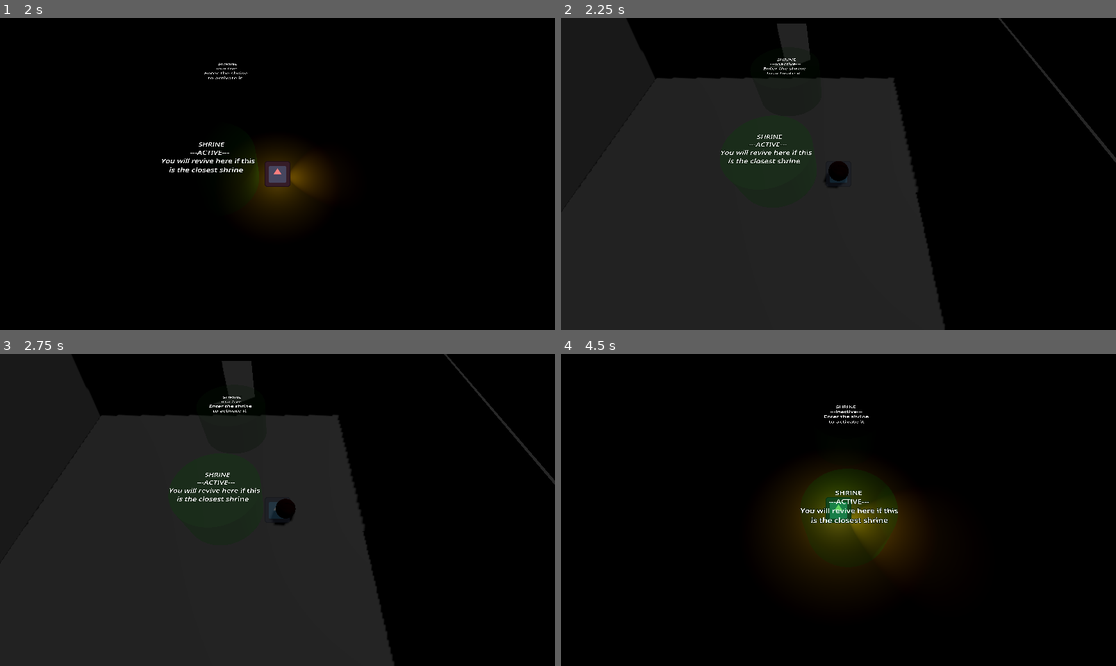
Above: before the commit, frames 1-4 (two rows, left to right).
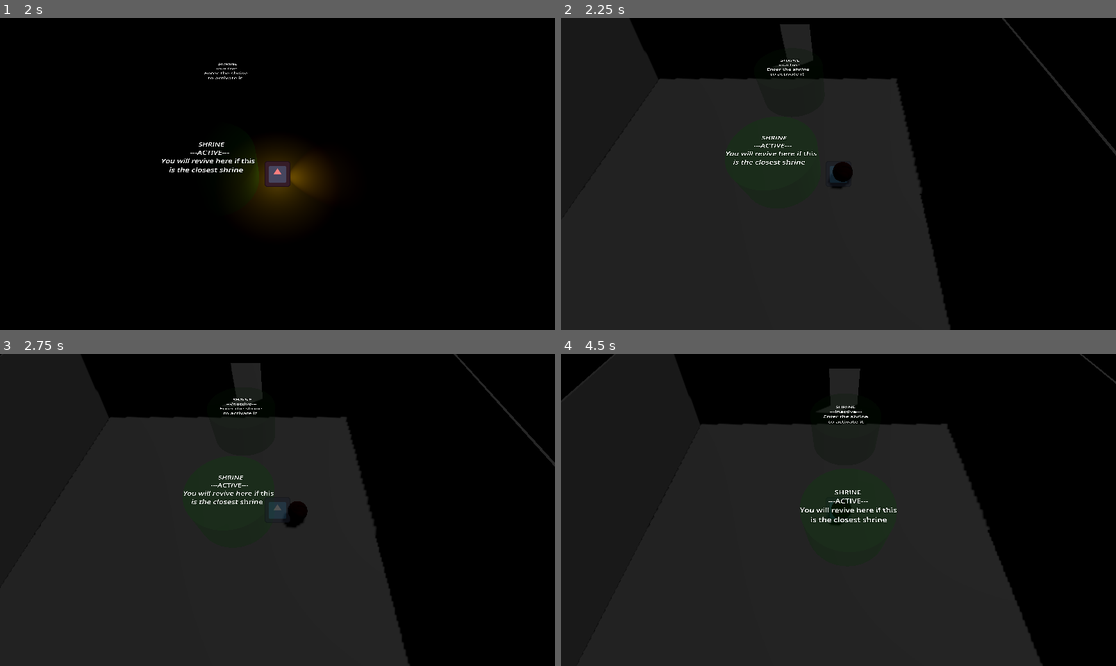
Above: after the commit, the same moments.

Repository: Rusty-Rat-Studios/dead-living-and-dying
Game: Godot game, scene res://game.tscn
Same seed, same stepped clock (60 frames per second), same inputs: the game is played once before the commit and once after it. The engine's default icon, where the game draws it, is replaced by a stand-in: a white triangle on a blue panel in a dark square.
Inputs (mouse positions are in pixels of both pictures, inside the frame that each line leads up to):
- Up to frame 1 (2 s): click "START" at 0.5 s; tap Enter at 1.25 s; move the mouse to (399, 158) at 1.27 s; hold Right (ui_right) from 1.28 s (still down); tap Tab at 1.35 s
- Up to frame 2 (2.25 s): move the mouse to (727, 189) at 2.02 s; release Right (ui_right) at 2.03 s; hold Down (ui_down) from 2.03 s (still down); tap Tab at 2.1 s
- Up to frame 3 (2.75 s): keep holding Down (ui_down)
- Up to frame 4 (4.5 s): move the mouse to (894, 441) at 2.77 s; release Down (ui_down) at 2.78 s; hold Right (ui_right) 2.78-3.53 s; tap Tab at 2.85, 3.6, 4.35 s; move the mouse to (810, 572) at 3.52 s; hold Up (ui_up) 3.53-4.28 s; move the mouse to (1005, 556) at 4.27 s; hold Left (ui_left) from 4.28 s (still down)

Frame 1 is identical in both runs. In frame 2, 1.8% of the frame differs, in the area x 1-100%, y 0-100%; in frame 3, 3.7%; in frame 4, 65%, in the area x 0-100%, y 0-100%.

Commit message:
Update corpse to be handled by player; removed player default shrine var

Diff:
--- a/game.gd
+++ b/game.gd
@@ -13,19 +13,19 @@
 # Called when the node enters the scene tree for the first time.
 func _ready() -> void:
 	# Initialize player
-	# pass reference of state machine and default shrine to the player
-	player.init($StateMachine, default_shrine)
+	# pass reference of state machine, default shrine, and corpse
+	# to be controlled by player
+	player.init($StateMachine, default_shrine, corpse)
 	default_shrine.default = true
 	default_shrine.activate()
+	# add corpse to scene as sibling of player
+	# corpse deactivates on initialization - invisible with no collision
+	add_child(corpse)
 
 	# Initialize state machine
 	# pass reference of the player to the states
 	state_machine.init($Player)
 	SignalBus.player_state_changed.connect(_on_player_state_changed)
-
-	# add corpse to scene
-	# corpse deactivates on initialization - invisible with no collision
-	add_child(corpse)
 
 
 func _unhandled_input(event: InputEvent) -> void:
@@ -86,13 +86,6 @@
 			player.light_spot.visible = false
 			light_directional.visible = true
 			$World/RoomCenter/Hurtbox/Label3D.text = "HURTBOX\n\nDon't worry little ghost,\n\nHurtbox can't hurt you."
-			# move corpse to death location
-			corpse.global_position = player.global_position
-			corpse.visible = true
-			# delay activation to ensure player doesn't immediately revive
-			# since they are briefly overlapping
-			await get_tree().create_timer(2).timeout
-			corpse.activate_collision()
 
 	# TEMPORARY
 	update_ghost_visibility(state_name)
--- a/player/corpse.gd
+++ b/player/corpse.gd
@@ -1,26 +1,28 @@
+class_name Corpse
 extends Area3D
 
 func _ready() -> void:
 	body_entered.connect(_on_body_entered)
-	reset()
+	deactivate()
 
 
 func reset() -> void:
-	visible = false
-	deactivate_collision()
+	deactivate()
 
 
-func activate_collision() -> void:
+func activate() -> void:
+	visible = true
 	collision_layer = CollisionBit.PLAYER
 	collision_mask = CollisionBit.PLAYER
 
 
-func deactivate_collision() -> void:
+func deactivate() -> void:
+	visible = false
 	collision_layer = 0
 	collision_mask = 0
 
 
 func _on_body_entered(body: Node3D) -> void:
 	if body == PlayerHandler.get_player():
-		reset()
+		deactivate()
 		SignalBus.emit_signal("player_revived", global_position)
--- a/player/player.gd
+++ b/player/player.gd
@@ -7,12 +7,13 @@
 const HIT_FLASH_SPEED: float = 0.3
 const FLASH_OPACITY: float = 0.2
 
-# set in player init() called by game.gd
+# player state machine, sibling node under Game node
 var state_machine: Node
-var default_shrine: Shrine
 # used to track previously visited, non-consumed shrines (including default)
-# default shrine should never be removed from this array
+# default shrine should be element 0 and never be removed from this array
 var active_shrines: Array
+# used to track player corpse - handled by states
+var corpse: Corpse
 # used to check whether mouse or controller was last used to look around
 var last_mouse_pos: Vector2
 
@@ -44,11 +45,12 @@
 	SignalBus.consumed_shrine.connect(_on_consumed_shrine)
 
 
-func init(state_machine: Node, shrine: Shrine) -> void:
+func init(state_machine: Node, shrine: Shrine, corpse: Corpse) -> void:
 	self.state_machine = state_machine
-	# set respawn to default shrine
-	default_shrine = shrine
-	active_shrines.append(default_shrine)
+	# add default shrine to active shrines
+	active_shrines.append(shrine)
+	# set reference to player corpse
+	self.corpse = corpse
 
 
 func reset() -> void:
@@ -57,7 +59,10 @@
 	hit_cooldown_active = false
 	$HitCooldown.stop()
 	$HitFlash.stop()
+	# store reference to default shrine before clearing list
+	var default_shrine: Shrine = active_shrines[0]
 	active_shrines.clear()
+	# restore default shrine as only element
 	active_shrines.append(default_shrine)
 	state_machine.change_state(state_machine.starting_state)
 
--- a/player/state_dead.gd
+++ b/player/state_dead.gd
@@ -1,42 +1,19 @@
 extends PlayerState
 
+const RESPAWN_TIME: float = 2
 
 func enter() -> void:
 	super()
 	parent.speed = 10.0
 
+	# DEBUG: modulate color according to state
+	parent.get_node("RotationOffset/Sprite3D").modulate = Color(0.5, 0.5, 0.5, 0.5)
+
 	SignalBus.player_hurt.connect(_on_player_hurt)
 	SignalBus.player_revived.connect(_on_player_revived)
 	SignalBus.emit_signal("player_state_changed", "Dead")
 
-	# change collision layers out of physical plane into spirit plane
-	parent.collision_layer = CollisionBit.PLAYER + CollisionBit.SPIRIT
-	parent.collision_mask = CollisionBit.WORLD + CollisionBit.SPIRIT
-
-	# DEBUG: modulate color according to state
-	parent.get_node("RotationOffset/Sprite3D").modulate = Color(0.5, 0.5, 0.5, 0.5)
-
-	# find closest active shrine
-	var target_shrine: Shrine = parent.default_shrine
-	for shrine: Shrine in parent.active_shrines:
-		# use squared distance because it computes fast
-		var distance_sq: float = parent.global_position.distance_squared_to(shrine.global_position)
-		if distance_sq < parent.global_position.distance_squared_to(target_shrine.global_position):
-			target_shrine = shrine
-
-	# temporarily deactivate player hurtbox
-	# reactivated after reaching shrine
-	parent.get_node("DamageDetector").collision_mask = 0
-
-	# move player to closes active shrine
-	var tween: Tween = get_tree().create_tween()
-	tween.tween_property(parent, "global_position", target_shrine.global_position, 2).set_trans(Tween.TRANS_CUBIC)
-	# activate damage detector AFTER they reach the respawn position
-	# to avoid accidental game over while tweening to respawn position
-	await get_tree().create_timer(2).timeout
-	# consume shrine (note: does not consume default shrine)
-	target_shrine.consume()
-	parent.get_node("DamageDetector").collision_mask = CollisionBit.SPIRIT
+	move_to_shrine()
 
 
 func exit() -> void:
@@ -58,6 +35,43 @@
 	return null
 
 
+func move_to_shrine() -> void:
+	# temporarily deactivate player collision and hurtbox to ensure they
+	# don't interact with anything while tweening to shrine
+	# --- reactivate after reaching shrine
+	parent.get_node("DamageDetector").collision_mask = 0
+	parent.collision_layer = 0
+	parent.collision_mask = 0
+
+	# spawn player corpse at death location
+	parent.corpse.global_position = parent.global_position
+	# corpse collision is ignored because player collision is temporarily disabled
+	parent.corpse.activate()
+
+	# find and move player to closest active shrine
+	var target_shrine: Shrine = parent.active_shrines[0]
+	for shrine: Shrine in parent.active_shrines:
+		# use squared distance because it computes fast
+		var distance_sq: float = parent.global_position.distance_squared_to(shrine.global_position)
+		if distance_sq < parent.global_position.distance_squared_to(target_shrine.global_position):
+			target_shrine = shrine
+
+	var tween: Tween = get_tree().create_tween()
+	# move corpse towards shrine over RESPAWN_TIME duration
+	tween.tween_property(parent, "global_position", target_shrine.global_position, RESPAWN_TIME)
+	# set movement pattern to cubic - accelerate and decelerate and start/finish
+	tween.set_trans(Tween.TRANS_CUBIC)
+	# wait for tween to finish before reactivating collision layers
+	await get_tree().create_timer(RESPAWN_TIME).timeout
+	# consume shrine (note: does not consume default shrine)
+	target_shrine.consume()
+
+	# enable collision layers for spirit plane
+	parent.get_node("DamageDetector").collision_mask = CollisionBit.SPIRIT
+	parent.collision_layer = CollisionBit.PLAYER + CollisionBit.SPIRIT
+	parent.collision_mask = CollisionBit.WORLD + CollisionBit.SPIRIT
+
+
 func _on_player_hurt() -> void:
 	SignalBus.emit_signal("game_over")
 
--- a/player/state_dying.gd
+++ b/player/state_dying.gd
@@ -5,11 +5,11 @@
 	super()
 	parent.speed = 4.0
 
+	# DEBUG: modulate color according to state
+	parent.get_node("RotationOffset/Sprite3D").modulate = Color(1, 0.5, 0.5)
+
 	SignalBus.player_hurt.connect(_on_player_hurt)
 	SignalBus.emit_signal("player_state_changed", "Dying")
-
-	# DEBUG: modulate color according to state
-	parent.get_node("RotationOffset/Sprite3D").modulate = Color(1, 0.5, 0.5)
 
 	# adjust light strength
 	parent.light_omni.omni_range = 4
--- a/player/state_living.gd
+++ b/player/state_living.gd
@@ -5,11 +5,11 @@
 	super()
 	parent.speed = 6.0
 
+	# DEBUG: modulate color according to state
+	parent.get_node("RotationOffset/Sprite3D").modulate = Color(0.5, 1, 0.5)
+
 	SignalBus.player_hurt.connect(_on_player_hurt)
 	SignalBus.emit_signal("player_state_changed", "Living")
-
-	# DEBUG: modulate color according to state
-	parent.get_node("RotationOffset/Sprite3D").modulate = Color(0.5, 1, 0.5)
 
 	# adjust light strength
 	parent.light_omni.omni_range = 6
